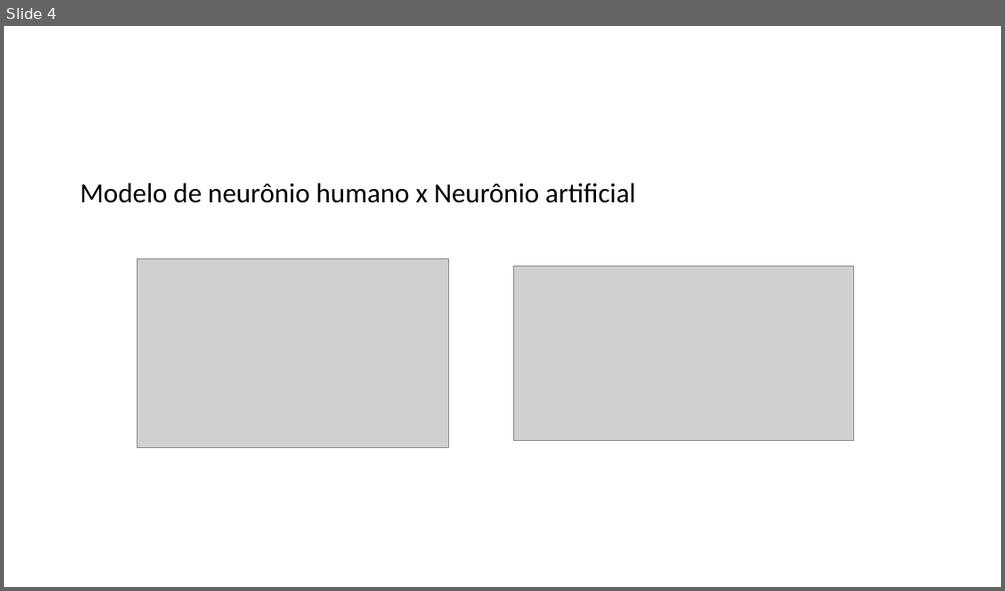
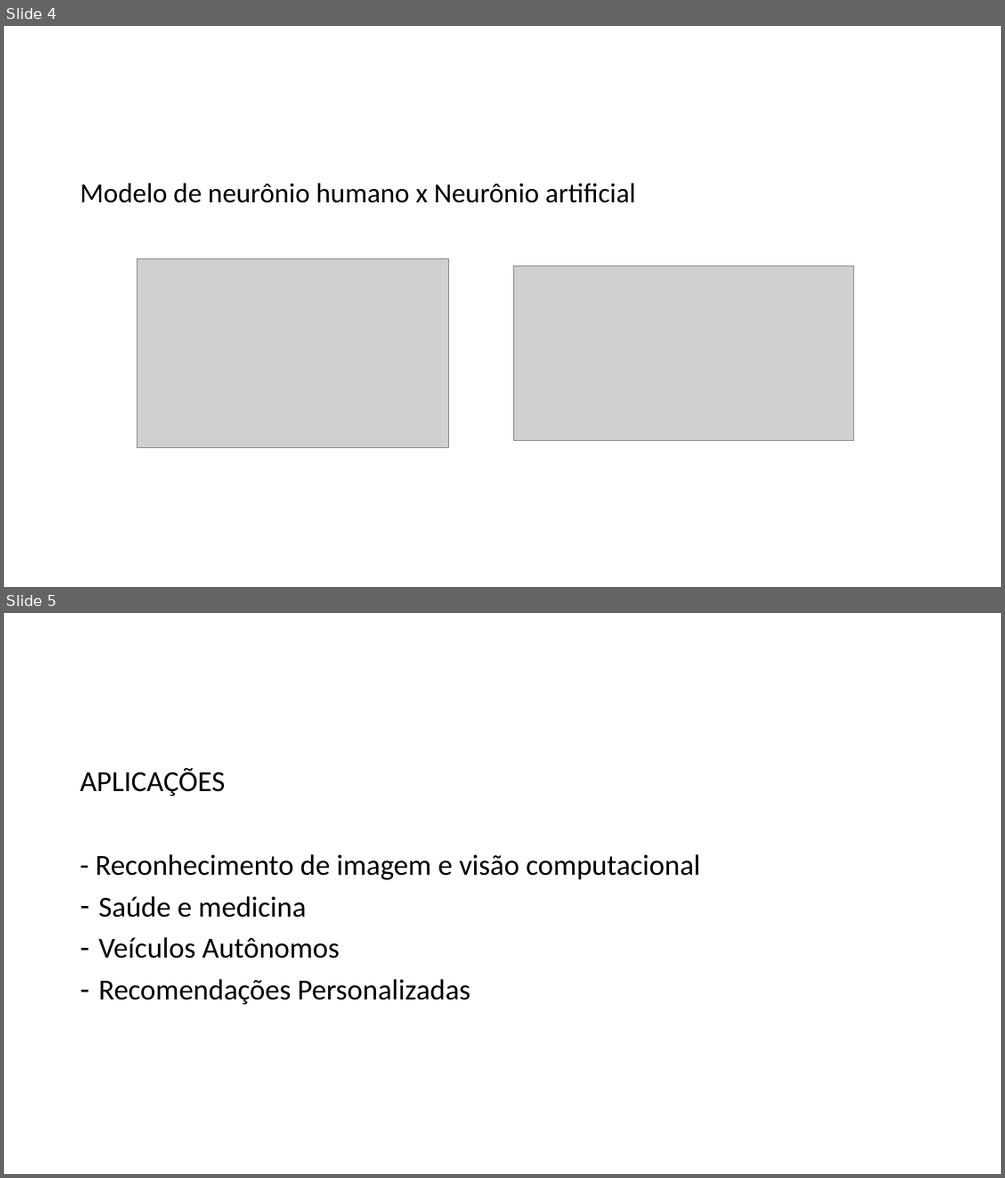
Before and after one commit to GabrielDBN/Relatorio_IA, a slide deck: Apresentação Relatório.pptx. Shown one above the other, each under a label of ours: slide 4 before the commit, slides 4 and 5 after it. The pictures are 1005x591 and 1005x1178 pixels, drawn with LibreOffice and Linux fonts; fonts in the diff are those of the drawing; grey boxes stand for pictures; background and template pictures are left out. Boxes give left, top, right and bottom in pixels: in the first picture for what was removed or moved away, otherwise in the second. Text is boxed around its words. In the diff, an @@ line names an element or a change of style, - is before the commit and + after.

```diff
--- a/Apresentação Relatório.pptx
+++ b/Apresentação Relatório.pptx
@@ slide 5 added at <box>4,613,1001,1174</box>, background #FFFFFF @@
@@ text added at <box>80,768,700,1005</box>, 28 pt, text #000000 @@
+APLICAÇÕES
+- Reconhecimento de imagem e visão computacional
+– Saúde e medicina
+– Veículos Autônomos
+– Recomendações Personalizadas
```
Also in this commit, not shown: 1 slide changed, 2 other files.
